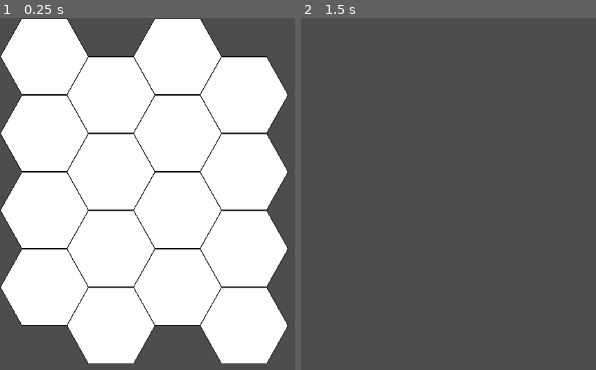
Above: before the commit, frames 1-2 (left to right).
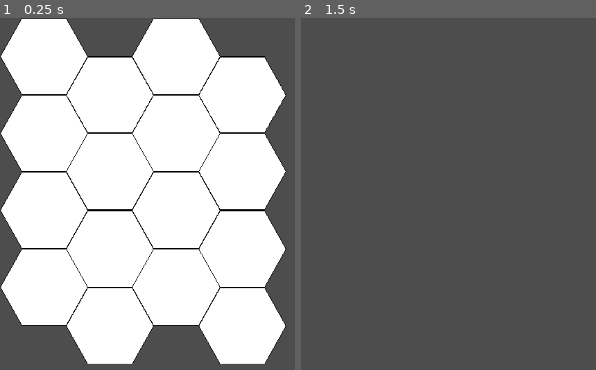
Above: after the commit, the same moments.

Repository: ThomasDeSantis/fantasy-colonialism
Game: Godot game, scene res://tile_map_layer.tscn
Same seed, same stepped clock (60 frames per second), same inputs: the game is played once before the commit and once after it.
Inputs (mouse positions are in pixels of both pictures, inside the frame that each line leads up to):
- Up to frame 1 (0.25 s): no input
- Up to frame 2 (1.5 s): tap Enter at 0.5 s; move the mouse to (outside the picture) at 0.52 s; press the mouse at (outside the picture) at 0.53 s; tap Space at 1.25 s; move the mouse to (539, 264) at 1.27 s; release the mouse at (539, 264) at 1.28 s; tap Mouse wheel up (zoom_in) at 1.35 s

The runs differ from the first frame. In frame 1, 4.3% of the frame differs, in the area x 22-98%, y 0-99%; in frame 2, nothing differs.

Commit message:
Worked on chiaroscuro godot project

Diff:
--- a/chiaroscuro-ui/chiaroscuro-ui/project.godot
+++ b/chiaroscuro-ui/chiaroscuro-ui/project.godot
@@ -17,7 +17,7 @@
 
 [autoload]
 
-GlobalEvents="*res://ChGlobalEvents.gd"
+GlobalEvents="*res://scripts/GlobalEvents.gd"
 
 [dotnet]
 
--- a/chiaroscuro-ui/chiaroscuro-ui/tile_map_layer.tscn
+++ b/chiaroscuro-ui/chiaroscuro-ui/tile_map_layer.tscn
@@ -1,29 +1,32 @@
 [gd_scene load_steps=6 format=3 uid="uid://j61d8qj4spu"]
 
-[ext_resource type="Texture2D" uid="uid://damrrfye50ns4" path="res://assets/chiaroscuro-hexmap.png" id="1_0ugm7"]
-[ext_resource type="Script" uid="uid://dpyr14qxjqc0l" path="res://ChRenderHexGrid.gd" id="1_vqaso"]
-[ext_resource type="Script" uid="uid://bbdfjraawnc2p" path="res://ChCameraInput.gd" id="4_c3an2"]
+[ext_resource type="Texture2D" uid="uid://c4pq4i08voexv" path="res://assets/chiaroscuro-hexmap.png" id="1_0ugm7"]
+[ext_resource type="Script" uid="uid://dpyr14qxjqc0l" path="res://scripts/ChRenderHexGrid.gd" id="1_uuaxm"]
+[ext_resource type="Script" path="res://scripts/ChCameraInput.gd" id="3_c3an2"]
 
-[sub_resource type="TileSetAtlasSource" id="TileSetAtlasSource_0ugm7"]
+[sub_resource type="TileSetAtlasSource" id="TileSetAtlasSource_uuaxm"]
 texture = ExtResource("1_0ugm7")
-texture_region_size = Vector2i(128, 111)
+texture_region_size = Vector2i(127, 111)
 0:0/0 = 0
+1:0/0 = 0
 0:1/0 = 0
+1:1/0 = 0
 
 [sub_resource type="TileSet" id="TileSet_g245i"]
 tile_shape = 3
 tile_offset_axis = 1
-tile_size = Vector2i(128, 111)
-sources/0 = SubResource("TileSetAtlasSource_0ugm7")
+tile_size = Vector2i(127, 111)
+sources/0 = SubResource("TileSetAtlasSource_uuaxm")
 
 [node name="Parent" type="Node2D"]
-script = ExtResource("1_vqaso")
+script = ExtResource("1_uuaxm")
 
 [node name="TileMapLayer" type="TileMapLayer" parent="."]
+texture_filter = 1
 tile_set = SubResource("TileSet_g245i")
 
 [node name="Input" type="Node2D" parent="."]
 
 [node name="Camera2D" type="Camera2D" parent="Input"]
 position = Vector2(576, 324)
-script = ExtResource("4_c3an2")
+script = ExtResource("3_c3an2")
Empty file removed: chiaroscuro-ui/chiaroscuro-ui/ChMapInputController.gd
Binary file changed: chiaroscuro-ui/chiaroscuro-ui/assets/chiaroscuro-hexmap.png
Binary file added: chiaroscuro-ui/chiaroscuro-ui/assets/ui/buttons/chiaroscuro-dev-button.png
Not shown, changed: chiaroscuro-ui/chiaroscuro-ui/assets/ui/buttons/chiaroscuro-dev-button.png.import
Renamed: chiaroscuro-ui/chiaroscuro-ui/ChCameraInput.gd -> chiaroscuro-ui/chiaroscuro-ui/scripts/ChCameraInput.gd
Renamed: chiaroscuro-ui/chiaroscuro-ui/ChCameraInput.gd.uid -> chiaroscuro-ui/chiaroscuro-ui/scripts/ChCameraInput.gd.uid
Renamed: chiaroscuro-ui/chiaroscuro-ui/ChGlobalEvents.gd -> chiaroscuro-ui/chiaroscuro-ui/scripts/ChGlobalEvents.gd
Renamed: chiaroscuro-ui/chiaroscuro-ui/ChGlobalEvents.gd.uid -> chiaroscuro-ui/chiaroscuro-ui/scripts/ChGlobalEvents.gd.uid
Empty file added: chiaroscuro-ui/chiaroscuro-ui/scripts/ChMapInputController.gd
Renamed: chiaroscuro-ui/chiaroscuro-ui/ChMapInputController.gd.uid -> chiaroscuro-ui/chiaroscuro-ui/scripts/ChMapInputController.gd.uid
Renamed: chiaroscuro-ui/chiaroscuro-ui/ChRenderHexGrid.gd -> chiaroscuro-ui/chiaroscuro-ui/scripts/ChRenderHexGrid.gd
Renamed: chiaroscuro-ui/chiaroscuro-ui/ChRenderHexGrid.gd.uid -> chiaroscuro-ui/chiaroscuro-ui/scripts/ChRenderHexGrid.gd.uid
(and 6 more such lines)
